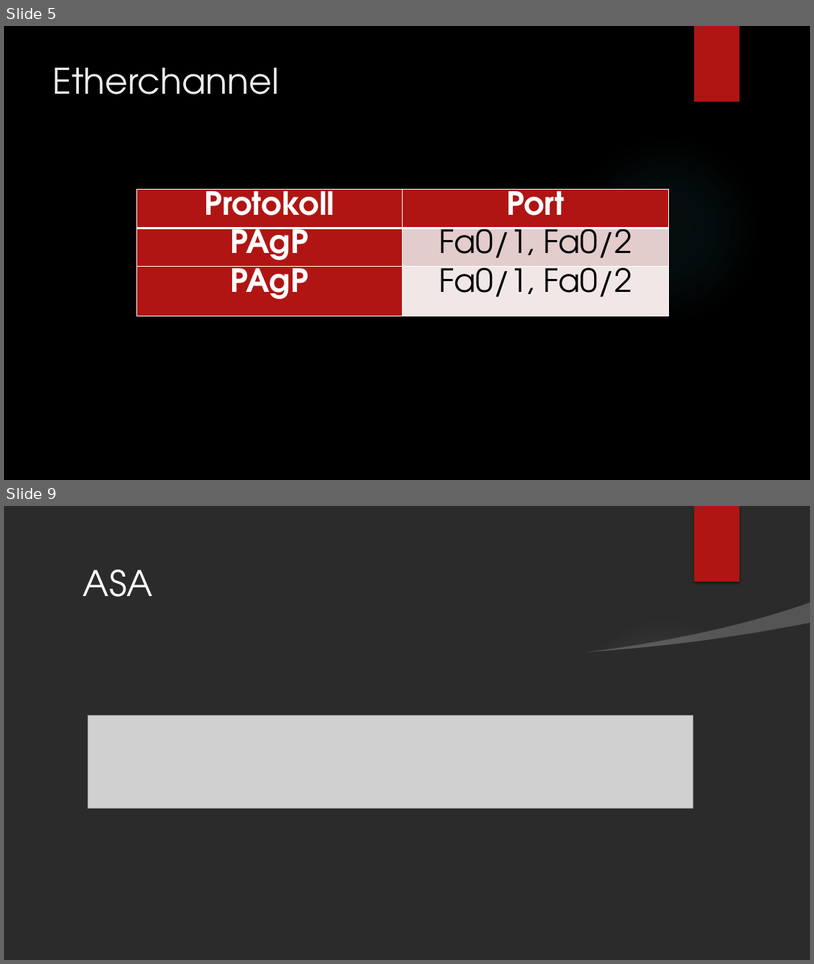
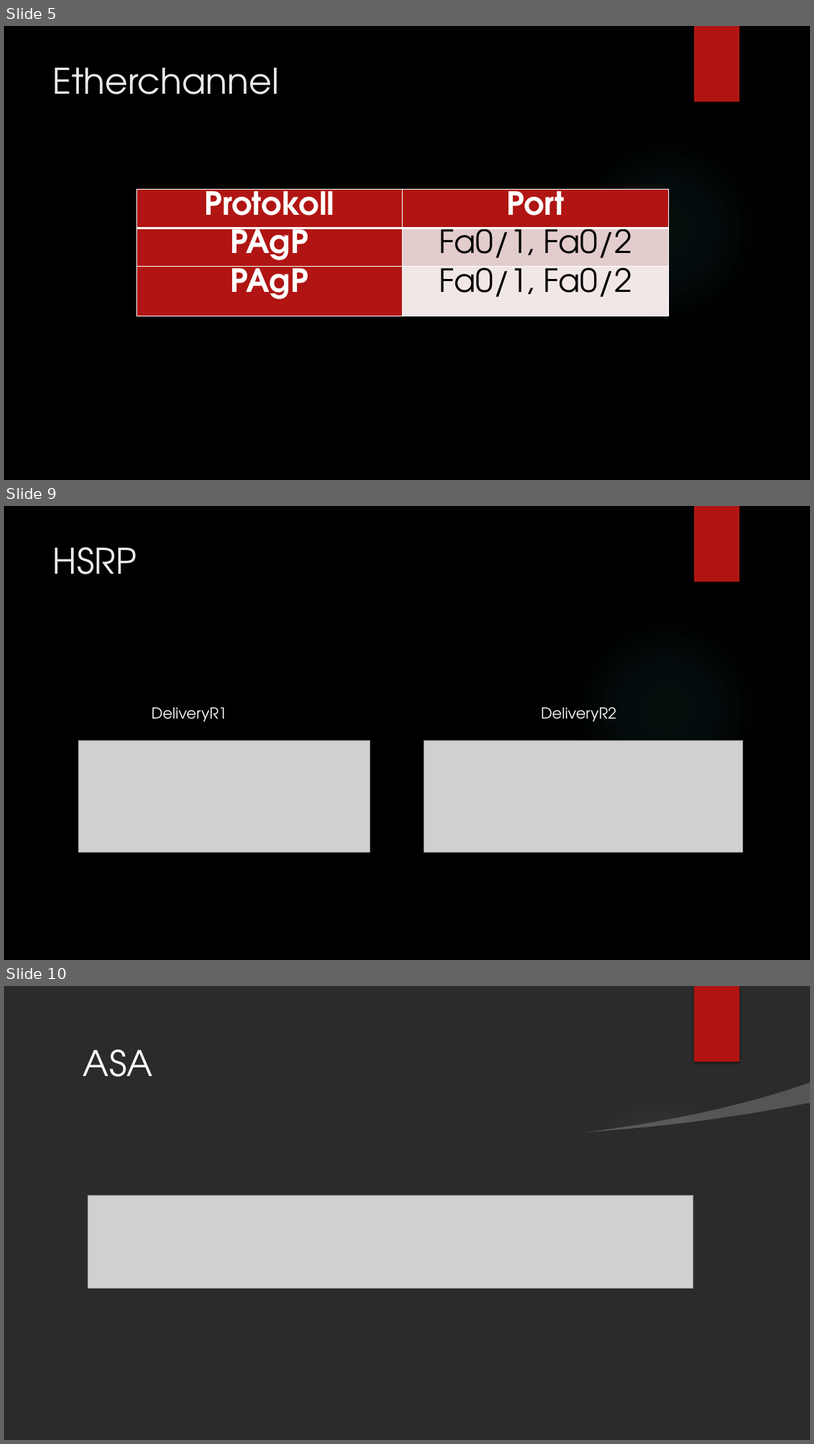
Before and after one commit to LajkaK2006/BorsodNet, a slide deck: Tacos KFT.pptx. Shown one above the other, each under a label of ours: slides 5 and 9 before the commit, slides 5, 9 and 10 after it; the slides between them are not shown. The pictures are 814x964 and 814x1444 pixels, drawn with LibreOffice and Linux fonts; fonts in the diff are those of the drawing; grey boxes stand for pictures; background and template pictures are left out; a plain dark background stands for a picture behind light text. Boxes give left, top, right and bottom in pixels: in the first picture for what was removed or moved away, otherwise in the second. Text is boxed around its words. In the diff, an @@ line names an element or a change of style, - is before the commit and + after.

```diff
--- a/Tacos KFT.pptx
+++ b/Tacos KFT.pptx
@@ slide 9 added at (4,506,810,960), background picture (left out); not listed: 2 template elements that a slide beside it also shows @@
@@ title added at (53,547,137,574), 42 pt, text #EBEBEB @@
+HSRP
@@ text added at (152,707,227,721), 18 pt, text #FFFFFF @@
+DeliveryR1
@@ text added at (541,707,617,721), 18 pt, text #FFFFFF @@
+DeliveryR2
@@ picture added at (79,741,370,852) @@
@@ picture added at (424,741,744,852) @@
@@ what was slide 9 is now slide 10 @@
```
Also in this commit, not shown: 3 slides changed, 1 other slide added, 1 slide removed, 2 other files.
